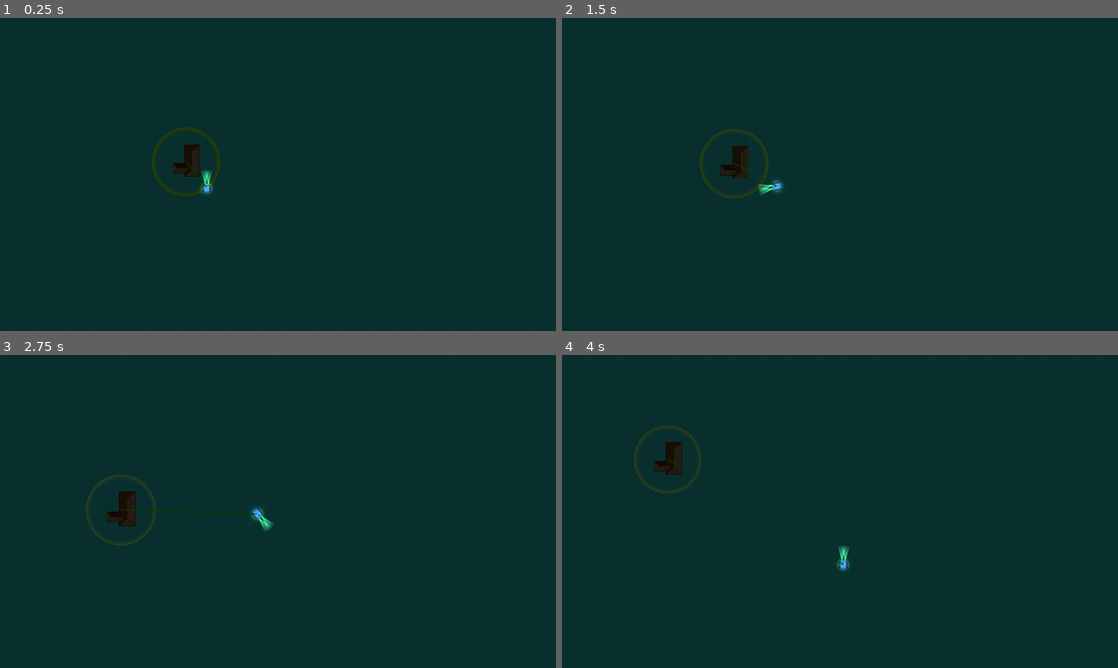
Above: before the commit, frames 1-4 (two rows, left to right).
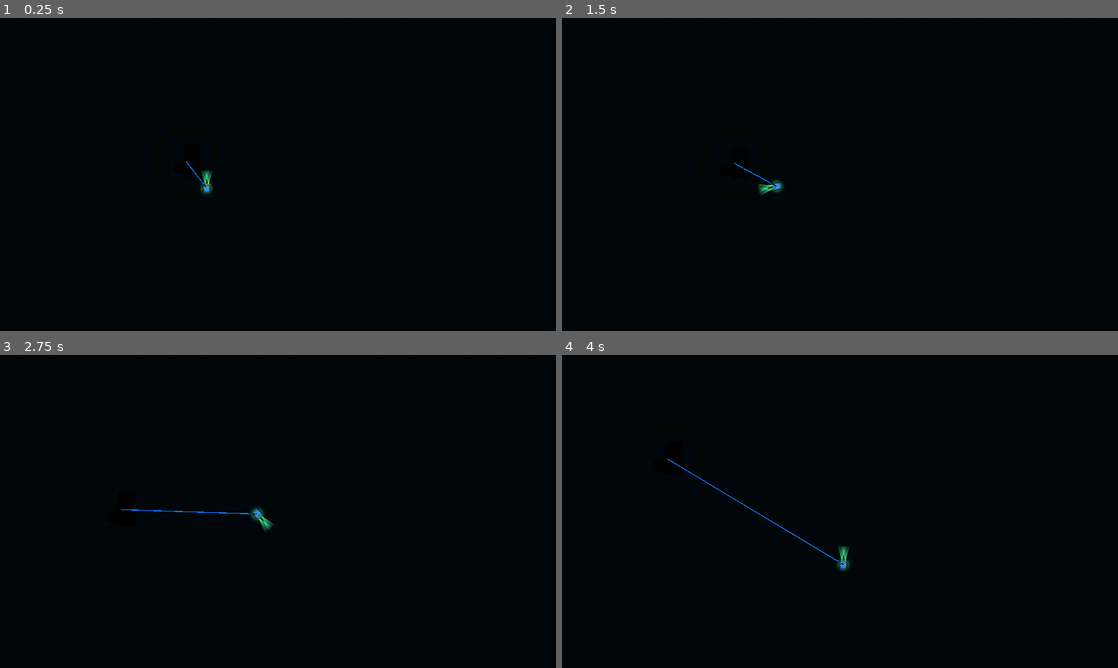
Above: after the commit, the same moments.

Repository: SpyrexDE/BzzBzz
Game: Godot game, scene res://levels/testlvl3.tscn
The game is run twice, just before and just after one commit, with the same random seed, the same clock (stepped at 60 frames per second) and the same inputs. This scene is started directly instead of the project's main scene.
Inputs:
- Up to frame 1 (0.25 s): no input
- Up to frame 2 (1.5 s): tap Enter at 0.5 s; hold D (steer_right) 0.53-1.28 s; hold S (go_backward) from 1.28 s (still down)
- Up to frame 3 (2.75 s): release S (go_backward) at 2.03 s; hold D (steer_right) from 2.03 s (still down)
- Up to frame 4 (4 s): release D (steer_right) at 2.78 s; hold W (go_forward) 2.78-3.53 s; hold A (steer_left) from 3.53 s (still down)

The runs differ from the first frame. In frame 1, 100% of the frame differs, in the area x 0-100%, y 0-100%; in frame 2, 100%; in frame 3, 100%; in frame 4, 100%.

Commit message:
Add glow

Diff:
--- a/levels/testlvl3.tscn
+++ b/levels/testlvl3.tscn
@@ -1,10 +1,15 @@
-[gd_scene load_steps=6 format=3 uid="uid://bpd2v5oesn30j"]
+[gd_scene load_steps=7 format=3 uid="uid://bpd2v5oesn30j"]
 
 [ext_resource type="Script" path="res://levels/level.gd" id="1_5ux8n"]
 [ext_resource type="PackedScene" uid="uid://cswjddao7c7gd" path="res://props/haus.tscn" id="1_w7b40"]
 [ext_resource type="PackedScene" uid="uid://b1gg5e8kp4384" path="res://robot/robot.tscn" id="2_tge7j"]
 [ext_resource type="TileSet" uid="uid://g0f8ygs614gt" path="res://tileset.tres" id="4_jhdhu"]
 [ext_resource type="PackedScene" uid="uid://desc5w62oyqfi" path="res://props/connector/connector.tscn" id="5_u4ypr"]
+
+[sub_resource type="Environment" id="Environment_4rlwh"]
+background_mode = 3
+glow_enabled = true
+glow_blend_mode = 1
 
 [node name="Testlvl3" type="Node2D" node_paths=PackedStringArray("midpoint")]
 script = ExtResource("1_5ux8n")
@@ -29,4 +34,7 @@
 unique_name_in_owner = true
 
 [node name="CanvasModulate" type="CanvasModulate" parent="."]
-color = Color(0.152024, 0.243695, 0.407987, 1)
+color = Color(0.0254495, 0.0593284, 0.123262, 1)
+
+[node name="WorldEnvironment" type="WorldEnvironment" parent="."]
+environment = SubResource("Environment_4rlwh")
--- a/project.godot
+++ b/project.godot
@@ -67,3 +67,4 @@
 
 environment/defaults/default_clear_color=Color(0.10228, 0.0781511, 0.129688, 1)
 anti_aliasing/quality/msaa_2d=1
+viewport/hdr_2d=true
--- a/props/connector/connector.gd
+++ b/props/connector/connector.gd
@@ -53,7 +53,7 @@
 	for checkpoint in checkpoints:
 		draw_line(last, checkpoint, Color.GREEN, 10.0)
 		last = checkpoint
-	draw_line(checkpoints[ - 1], robot.position, Color.GREEN, 10.0)
+	draw_line(checkpoints[ - 1], robot.position, Color.TURQUOISE*3.3, 10.0)
 
 	for debug_point in intersection_points:
 		draw_circle(debug_point, 10, Color.RED)
Not shown, changed: lightcone.afdesign~lock~
